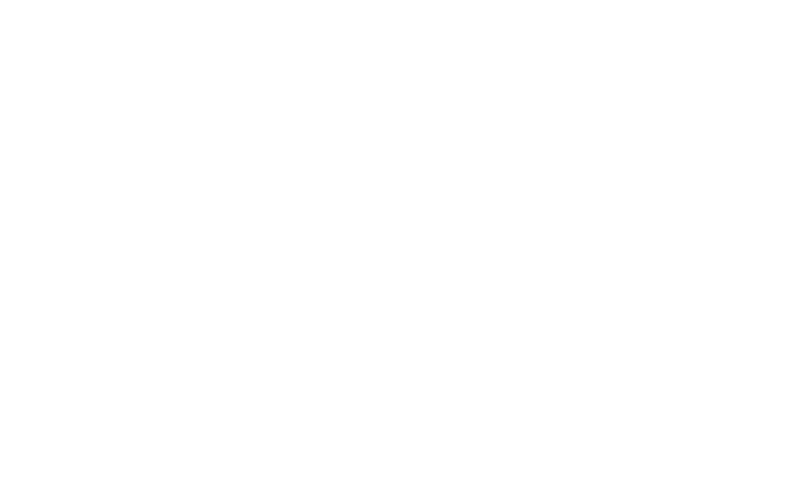
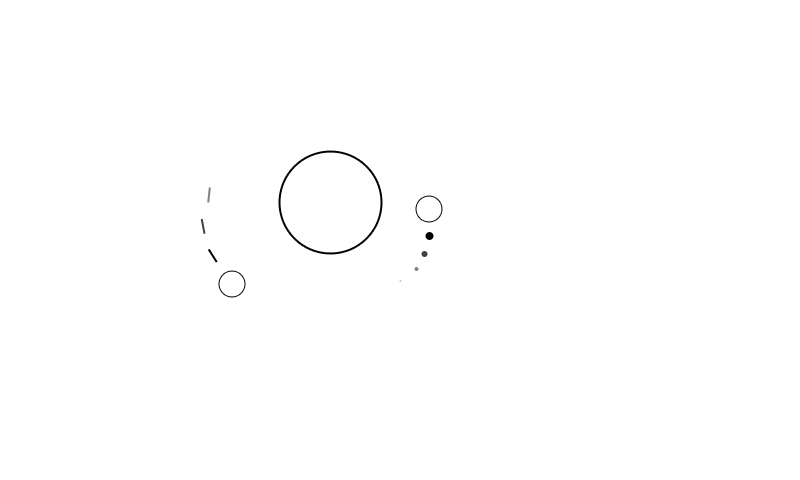
Layered file, before and after one edit (800x480). Changes by layer:
added layer "Atom" above "Electron copy" over [280, 152, 381, 253]
added layer "Electron copy" above "Electron" over [219, 271, 245, 297]
added layer "Electron" above "Circular Orbit" over [416, 196, 442, 222]
added group "Circular Orbit" with 4 layers above "Rectangular Orbit" over [399, 232, 434, 282]
added layer "Orbit copy 3" (50%) in group "Circular Orbit" over [414, 267, 419, 271]
added layer "Orbit copy 2" (75%) in group "Circular Orbit" over [421, 251, 428, 257]
added layer "Orbit" (1st of 2, in "Circular Orbit") in group "Circular Orbit" over [425, 232, 434, 240]
added group "Rectangular Orbit" with 4 layers above "Background" over [200, 187, 218, 263]
added layer "Shape 1 copy 2" (50%) in group "Rectangular Orbit" over [207, 187, 211, 203]
added layer "Shape 1 copy" (75%) in group "Rectangular Orbit" over [200, 218, 206, 234]
added layer "Orbit copy" in group "Rectangular Orbit" over [207, 248, 218, 263]
